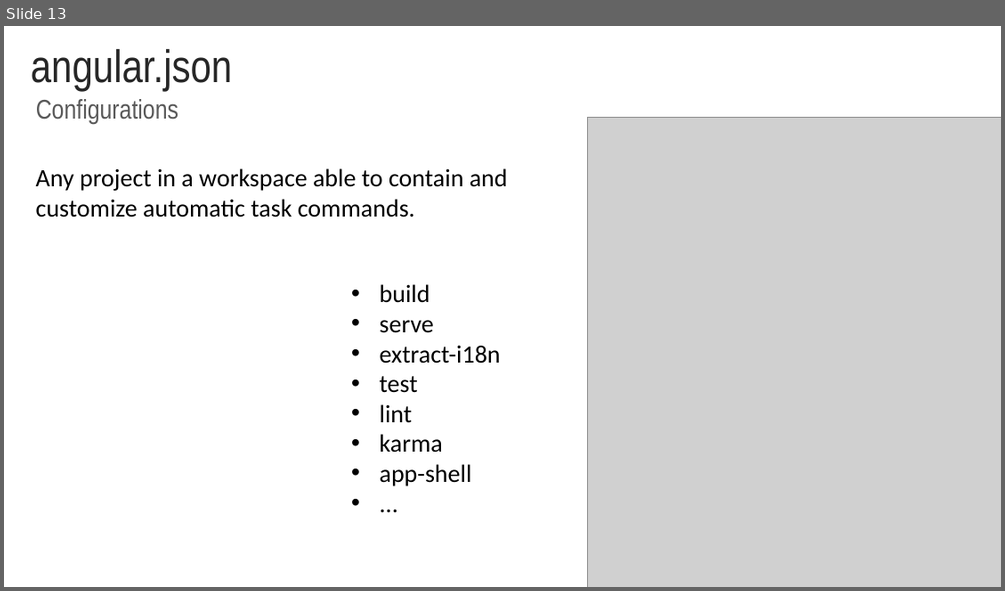
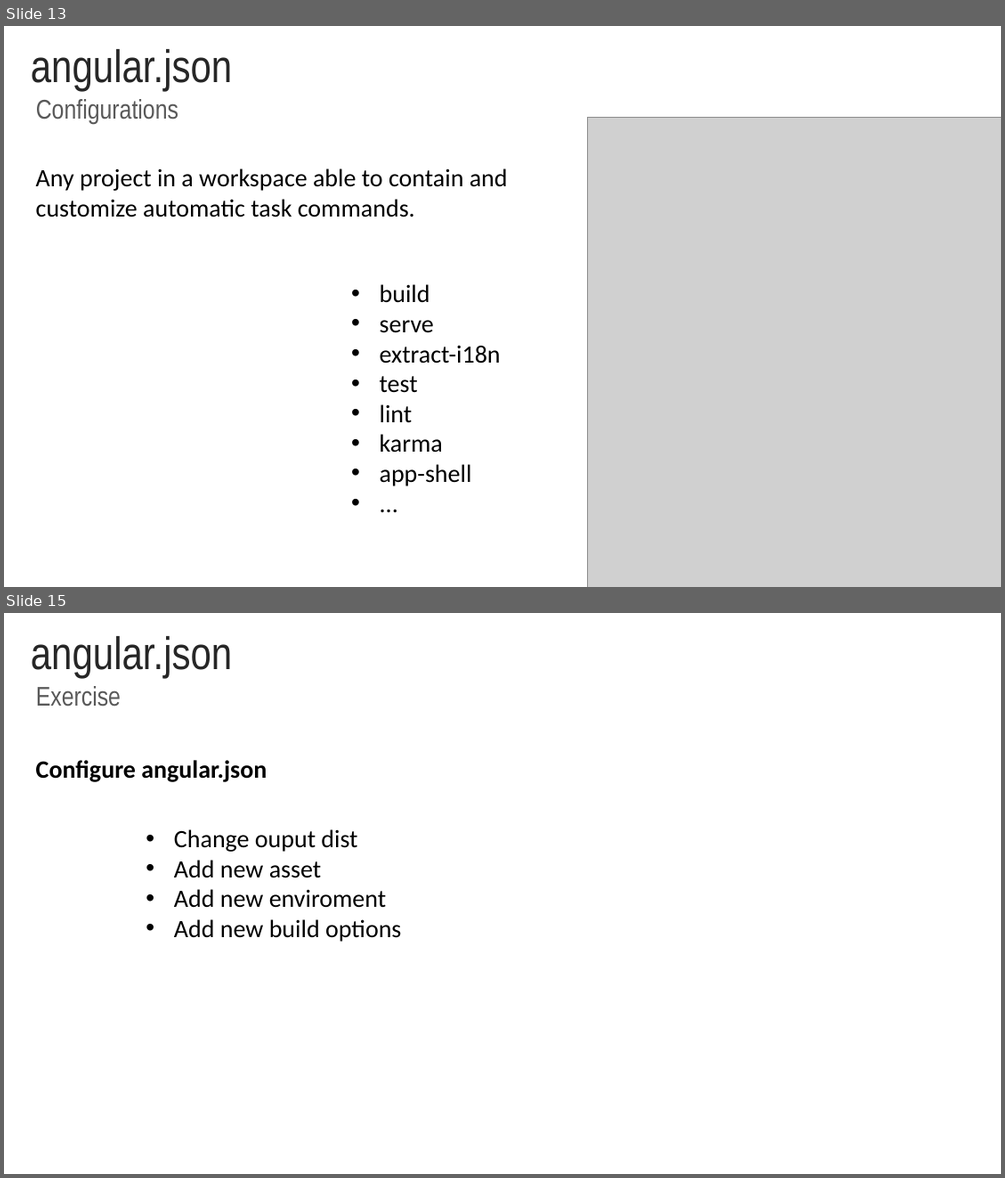
Before and after one commit to rached193/AngularWorkshop-20181116, a slide deck: 02_angular_cli/02_angular_cli.pptx. Shown one above the other, each under a label of ours: slide 13 before the commit, slides 13 and 15 after it; the slides between them are not shown. The pictures are 1005x591 and 1005x1178 pixels, drawn with LibreOffice and Linux fonts; fonts in the diff are those of the drawing; grey boxes stand for pictures; background and template pictures are left out. Boxes give left, top, right and bottom in pixels: in the first picture for what was removed or moved away, otherwise in the second. Text is boxed around its words. In the diff, an @@ line names an element or a change of style, - is before the commit and + after.

```diff
--- a/02_angular_cli/02_angular_cli.pptx
+++ b/02_angular_cli/02_angular_cli.pptx
@@ slide 15 added at (4,613,1001,1174), background #FFFFFF @@
@@ title added at (31,636,233,678), 44 pt, text #262626 @@
+angular.json
@@ text added at (36,686,121,706), 26 pt, text #595959 @@
+Exercise
@@ text added at (36,760,267,782), 24 pt, text #000000, bold @@
+Configure angular.json
@@ text added at (174,829,401,941), 24 pt, text #000000 @@
+• Change ouput dist
+• Add new asset
+• Add new enviroment
+• Add new build options
```
Also in this commit, not shown: 4 slides changed, 3 other slides added, 5 slides removed, 25 other files.
